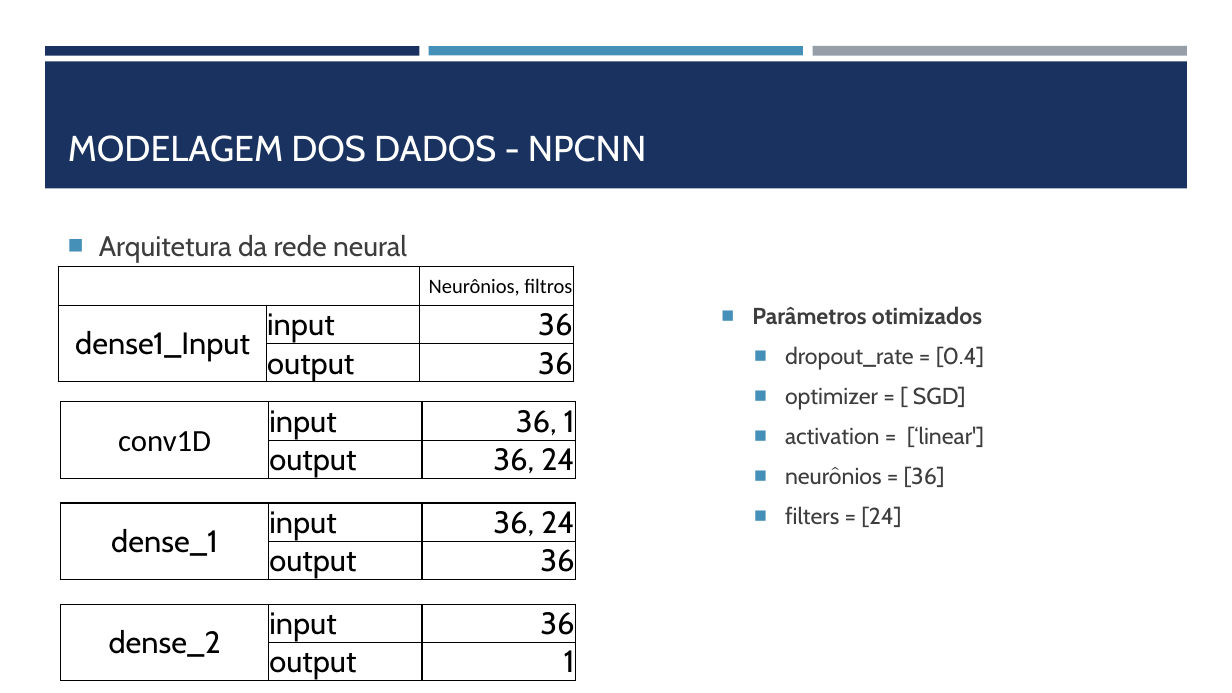
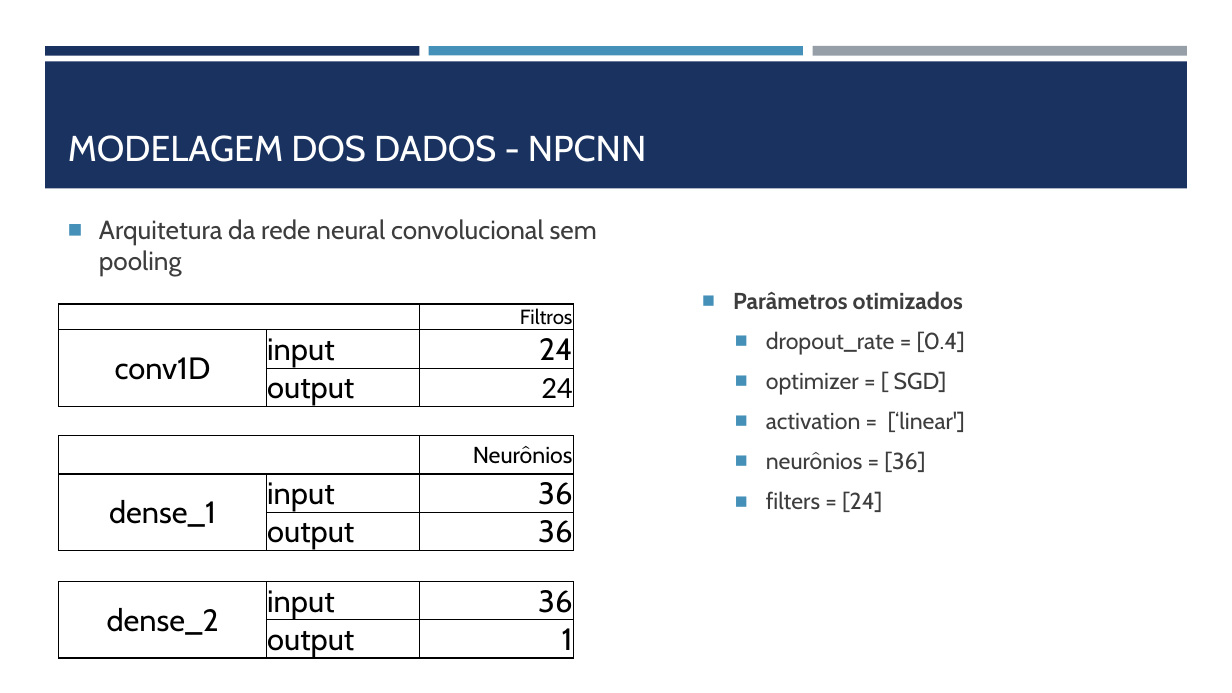
Before and after one commit to patricia-salles/sin5006, a slide deck: slide 16 of forest_fires/ApresentaçãoModelo0812.pptx. Drawn at 1232x693 pixels with LibreOffice and Linux fonts; fonts in the diff are those of the drawing. Boxes give left, top, right and bottom in pixels: in the first picture for what was removed or moved away, otherwise in the second. Text is boxed around its words. In the diff, an @@ line names an element or a change of style, - is before the commit and + after.

```diff
--- a/forest_fires/ApresentaçãoModelo0812.pptx
+++ b/forest_fires/ApresentaçãoModelo0812.pptx
@@ text at [99, 219, 597, 277]: text changed; size 22 to 20.4 pt @@
-■ Arquitetura da rede neural
+■ Arquitetura da rede neural convolucional sem pooling
@@ text "Parâmetros otimizados": place and size @@
-text "Parâmetros otimizados" at [752, 306, 984, 527]
+text "Parâmetros otimizados" at [733, 291, 965, 512]
@@ table at [59, 304, 574, 409] @@
-row 1, column 3: Neurônios, filtros
+row 1, column 3: Filtros
-row 2, column 1: dense1_Input
+row 2, column 1: conv1D
-row 2, column 3: 36
+row 2, column 3: 24
-row 3, column 3: 36
+row 3, column 3: 24
@@ table: place and size @@
-table at [59, 267, 574, 384]
+table at [59, 304, 574, 409]
@@ table removed at [61, 402, 576, 481], 2 rows, 3 columns @@
-conv1D | input | 36, 1
- | output | 36, 24
@@ table at [59, 436, 574, 553] @@
-row 1: dense_1 | input | 36, 24
+row 1:  |  | Neurônios
+row 2: dense_1 | input | 36
@@ table: place and size @@
-table at [61, 503, 576, 582]
+table at [59, 436, 574, 553]
@@ table: place and size @@
-table at [61, 604, 576, 683]
+table at [59, 581, 574, 661]
```
Also in this commit, not shown: 2 other slides changed.
